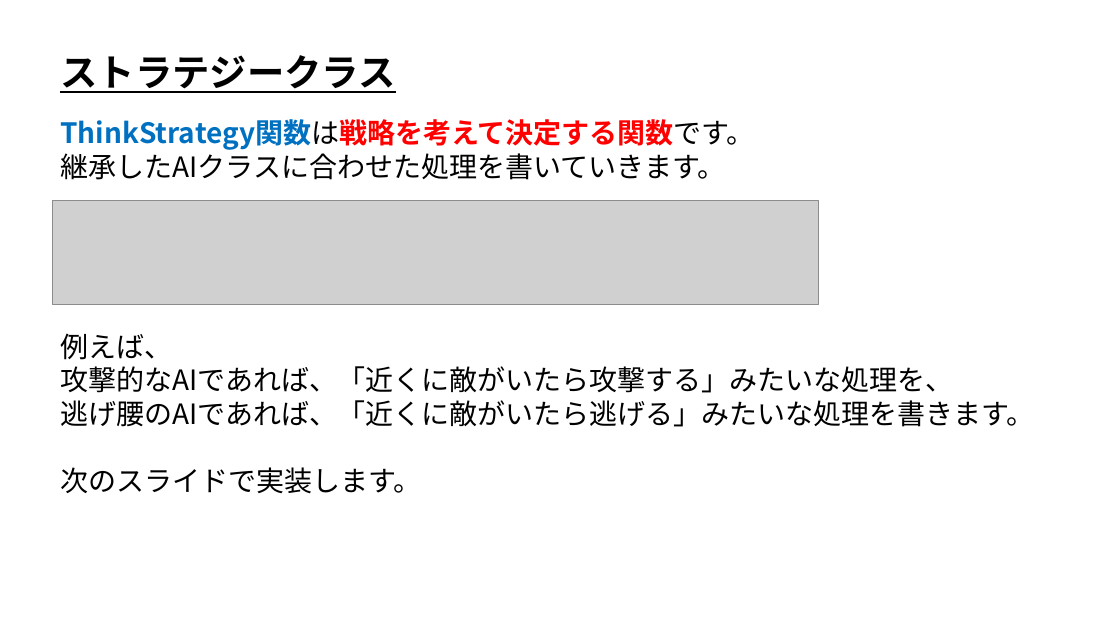
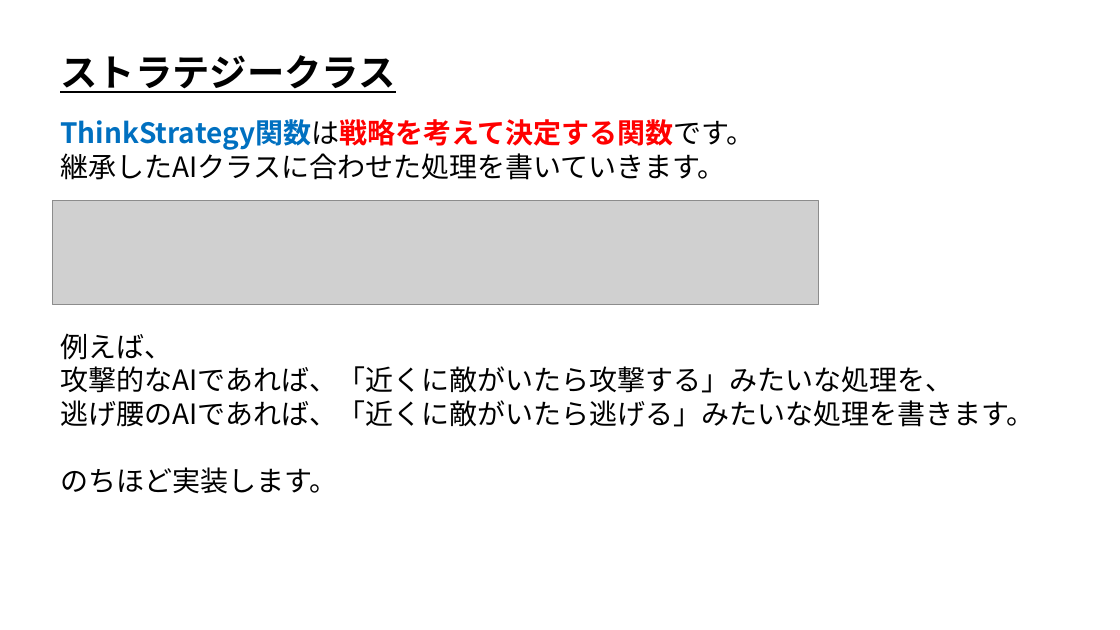
Before and after one commit to ArakiYusuke-Ohara/Textbook, a slide deck: slide 10 of ゲーム科2年/01_後期/ゲームAI概論/01_AI管理とストラテジークラス.pptx. Drawn at 1120x630 pixels with LibreOffice and Linux fonts; fonts in the diff are those of the drawing; grey boxes stand for pictures. Boxes give left, top, right and bottom in pixels: in the first picture for what was removed or moved away, otherwise in the second. Text is boxed around its words. In the diff, an @@ line names an element or a change of style, - is before the commit and + after.

Commit message:
スライド修正

```diff
--- a/ゲーム科2年/01_後期/ゲームAI概論/01_AI管理とストラテジークラス.pptx
+++ b/ゲーム科2年/01_後期/ゲームAI概論/01_AI管理とストラテジークラス.pptx
@@ text at box(60, 467, 337, 494): text changed @@
-次のスライドで実装します。
+のちほど実装します。
```
